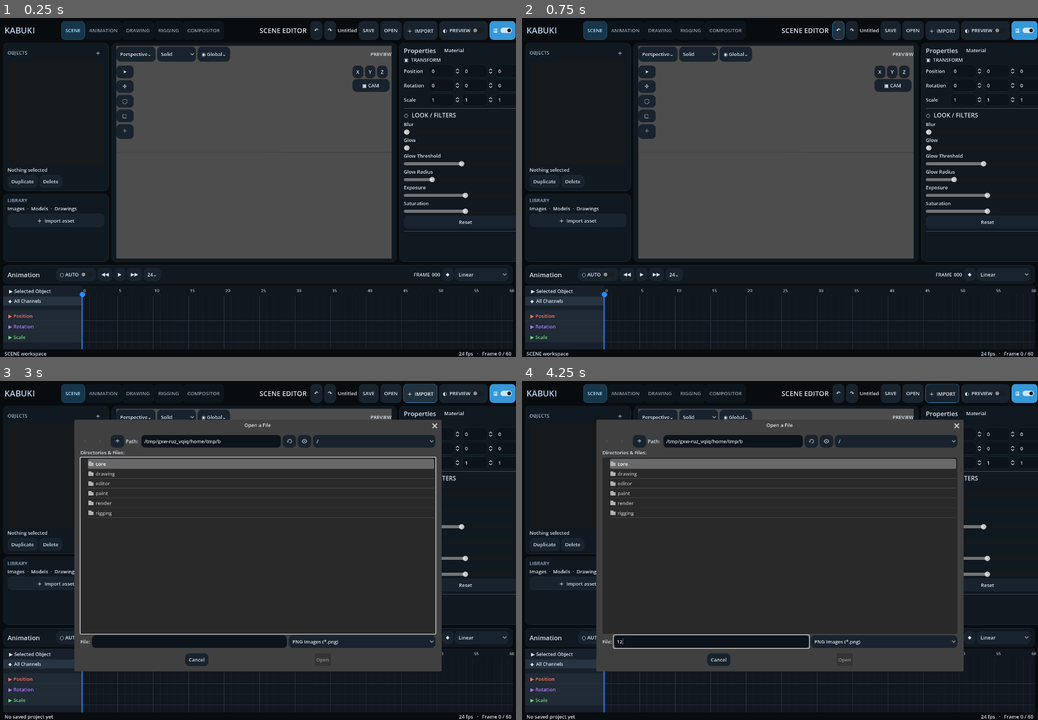
Above: before the commit, frames 1-4 (two rows, left to right).
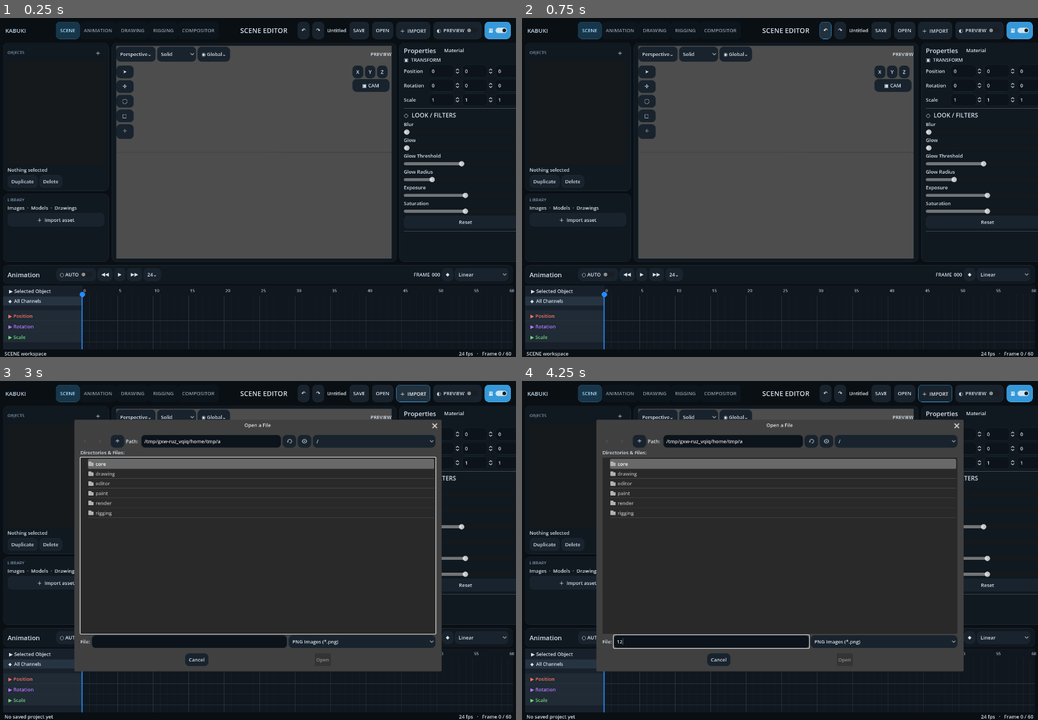
Above: after the commit, the same moments.

Repository: Onnevan/Kabuki
Game: Godot game, scene res://editor/main.tscn
The game is run twice, just before and just after one commit, with the same random seed, the same clock (stepped at 60 frames per second) and the same inputs.
Inputs (mouse positions are in pixels of both pictures, inside the frame that each line leads up to):
- Up to frame 1 (0.25 s): no input
- Up to frame 2 (0.75 s): click "↶" at 0.5 s
- Up to frame 3 (3 s): click "↷" at 1.25 s; click "OPEN" at 2 s; click "＋ IMPORT" at 2.75 s
- Up to frame 4 (4.25 s): click (712, 642) at 3.52 s; type "12" at 3.6 s

The runs differ from the first frame. In frame 1, 1.5% of the frame differs, in the area x 1-100%, y 0-61%; in frame 2, 1.6%; in frame 3, 1.6%; in frame 4, 1.6%.

Commit message:
Polish global spacing typography and panel geometry

Diff:
--- a/editor/main.tscn
+++ b/editor/main.tscn
@@ -22,23 +22,23 @@
 anchors_preset=15
 anchor_right=1.0
 anchor_bottom=1.0
-color=Color(0.035,0.047,0.061,1)
+color=Color(0.039,0.059,0.078,1)
 
 [node name="TopBar" type="HBoxContainer" parent="."]
-offset_left=12.0
-offset_top=8.0
-offset_right=1354.0
-offset_bottom=58.0
-theme_override_constants/separation=5
+offset_left=14.0
+offset_top=10.0
+offset_right=1352.0
+offset_bottom=56.0
+theme_override_constants/separation=8
 [node name="Brand" type="Label" parent="TopBar"]
-custom_minimum_size=Vector2(145,44)
+custom_minimum_size=Vector2(126,40)
 text="KABUKI"
-theme_override_colors/font_color=Color(0.72,0.82,0.92,1)
-theme_override_font_sizes/font_size=22
+theme_override_colors/font_color=Color(0.76,0.84,0.91,1)
+theme_override_font_sizes/font_size=15
 vertical_alignment=1
 [node name="WorkspaceTabs" type="TabBar" parent="TopBar"]
 unique_name_in_owner=true
-custom_minimum_size=Vector2(520,44)
+custom_minimum_size=Vector2(480,40)
 [node name="EditorTitle" type="Label" parent="TopBar"]
 unique_name_in_owner=true
 text="SCENE EDITOR"
@@ -78,9 +78,9 @@
 
 [node name="LeftPanel" type="VBoxContainer" parent="."]
 unique_name_in_owner=true
-offset_left=8.0
-offset_top=66.0
-offset_right=286.0
+offset_left=10.0
+offset_top=70.0
+offset_right=278.0
 offset_bottom=650.0
 theme_override_constants/separation=8
 [node name="ScenePanel" type="PanelContainer" parent="LeftPanel"]
@@ -91,8 +91,8 @@
 [node name="Title" type="Label" parent="LeftPanel/ScenePanel/SceneBox/SceneHead"]
 unique_name_in_owner=true
 text="OBJECTS"
-theme_override_colors/font_color=Color(0.58,0.68,0.78,1)
-theme_override_font_sizes/font_size=13
+theme_override_colors/font_color=Color(0.48,0.58,0.67,1)
+theme_override_font_sizes/font_size=11
 [node name="SceneGrow" type="Control" parent="LeftPanel/ScenePanel/SceneBox/SceneHead"]
 size_flags_horizontal=3
 [node name="AddObj" type="MenuButton" parent="LeftPanel/ScenePanel/SceneBox/SceneHead"]
@@ -107,6 +107,8 @@
 [node name="PlanesHead" type="HBoxContainer" parent="LeftPanel/ScenePanel/SceneBox/DrawingPlanes"]
 [node name="PlanesTitle" type="Label" parent="LeftPanel/ScenePanel/SceneBox/DrawingPlanes/PlanesHead"]
 text="REFERENCE CANVASES"
+theme_override_colors/font_color=Color(0.48,0.58,0.67,1)
+theme_override_font_sizes/font_size=11
 [node name="PlanesGrow" type="Control" parent="LeftPanel/ScenePanel/SceneBox/DrawingPlanes/PlanesHead"]
 size_flags_horizontal=3
 [node name="AddDrawingPlane" type="Button" parent="LeftPanel/ScenePanel/SceneBox/DrawingPlanes/PlanesHead"]
@@ -146,8 +148,8 @@
 [node name="RiggingBox" type="VBoxContainer" parent="LeftPanel/RiggingPanel"]
 [node name="RiggingTitle" type="Label" parent="LeftPanel/RiggingPanel/RiggingBox"]
 text="PUPPET"
-theme_override_colors/font_color=Color(0.58,0.68,0.78,1)
-theme_override_font_sizes/font_size=13
+theme_override_colors/font_color=Color(0.48,0.58,0.67,1)
+theme_override_font_sizes/font_size=11
 [node name="CreateSkeleton" type="Button" parent="LeftPanel/RiggingPanel/RiggingBox"]
 unique_name_in_owner=true
 text="＋  CREATE SKELETON"
@@ -193,8 +195,8 @@
 [node name="Assets" type="VBoxContainer" parent="LeftPanel/AssetsPanel"]
 [node name="AssetsTitle" type="Label" parent="LeftPanel/AssetsPanel/Assets"]
 text="LIBRARY"
-theme_override_colors/font_color=Color(0.58,0.68,0.78,1)
-theme_override_font_sizes/font_size=13
+theme_override_colors/font_color=Color(0.48,0.58,0.67,1)
+theme_override_font_sizes/font_size=11
 [node name="AssetsHint" type="Label" parent="LeftPanel/AssetsPanel/Assets"]
 text="Images  ·  Models  ·  Drawings"
 [node name="AssetImport" type="Button" parent="LeftPanel/AssetsPanel/Assets"]
@@ -202,8 +204,8 @@
 
 [node name="ViewportFrame" type="PanelContainer" parent="."]
 unique_name_in_owner=true
-offset_left=294.0
-offset_top=66.0
+offset_left=290.0
+offset_top=70.0
 offset_right=1046.0
 offset_bottom=650.0
 [node name="ViewportContainer" type="SubViewportContainer" parent="ViewportFrame"]
@@ -235,8 +237,8 @@
 [node name="DrawingCanvas" type="Control" parent="."]
 unique_name_in_owner=true
 visible=false
-offset_left=294.0
-offset_top=66.0
+offset_left=290.0
+offset_top=70.0
 offset_right=1046.0
 offset_bottom=650.0
 mouse_filter=0
